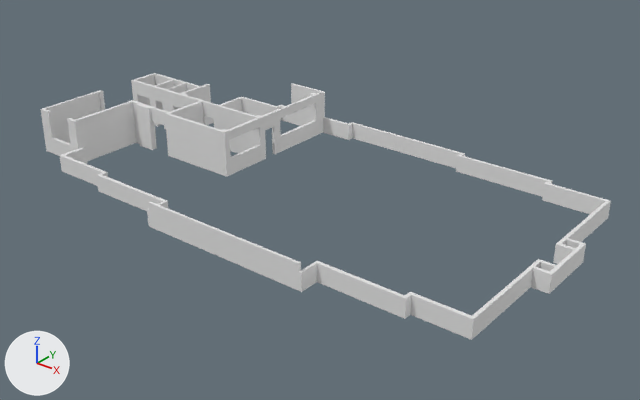
An edit to the Blender file Terraza/Terraza.blend, drawn before and after from the same camera.
Rendered twice from a 50 mm lens placed at (31.8, -35.8, 23.2), pointed at (1.5, 2.1, -0.3). Lighting does not change. The marker at lower left points along +X, +Y and +Z. Mesh edges are drawn as thin lines on the coarser meshes.
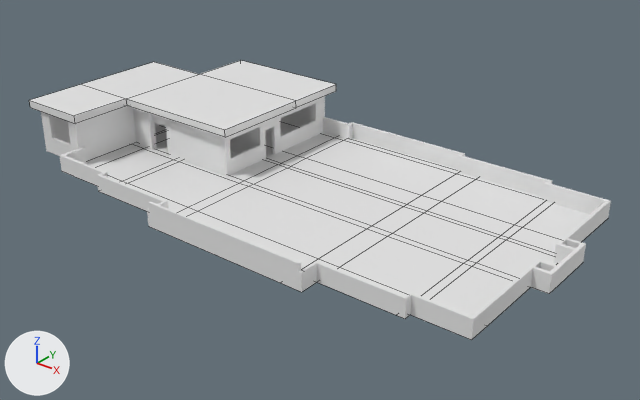
Commit message: techo y piso de terraza

Edits to the bpy script that builds the scene:
```text
Add me_plane_002:
    me_plane_002.from_pydata([(-13.7, -0.5, 0.0), (0.2, -0.5, 0.0), (0.2, 10.6, 0.0), (-13.7, 6.2, 0.0), (0.2, 6.2, 0.0), (-8.9, -0.5, 0.0), (-8.9, 10.6, 0.0), (-8.9, 6.2, 0.0), (-13.7, 6.2, 0.5), (-13.7, -0.5, 0.5), (-8.9, -0.5, 0.5), (0.2, -0.5, 0.5), (0.2, 6.2, 0.5), (0.2, 10.6, 0.5), (-8.9, 6.2, 0.5), (-8.9, 10.6, 0.5), (-13.7, -4.7, 0.0), (-8.9, -4.7, 0.0), (-13.7, -4.7, 0.5), (-8.9, -4.7, 0.5)], [], [(7, 6, 2, 4), (5, 7, 4, 1), (0, 3, 7, 5), (14, 12, 13, 15), (10, 11, 12, 14), (9, 10, 14, 8), (4, 2, 13, 12), (3, 0, 9, 8), (6, 7, 14, 15), (9, 0, 16, 18), (1, 4, 12, 11), (5, 1, 11, 10), (2, 6, 15, 13), (7, 3, 8, 14), (16, 17, 19, 18), (0, 5, 17, 16), (10, 9, 18, 19), (5, 10, 19, 17)])
Add me_plane_001:
    me_plane_001.from_pydata(...)  # 124 vertices, 98 faces; spans x -13.3..21.7, y -7.6..10.4, z 0.0
Add ob_techo:
    ob_techo = bpy.data.objects.new('Techo', me_plane_002)
    ob_techo.location = (-4.36, 0.48, 2.99)
Add ob_suelo:
    ob_suelo = bpy.data.objects.new('Suelo', me_plane_001)
    ob_suelo.location = (-4.36, 0.48, 0.0)
```

Boxes (x1, y1, x2, y2) around the edits, measured in the pictures (640 x 400 px):
'Suelo', added: after (87, 120, 590, 316)
'Techo', added: after (29, 60, 336, 137)
